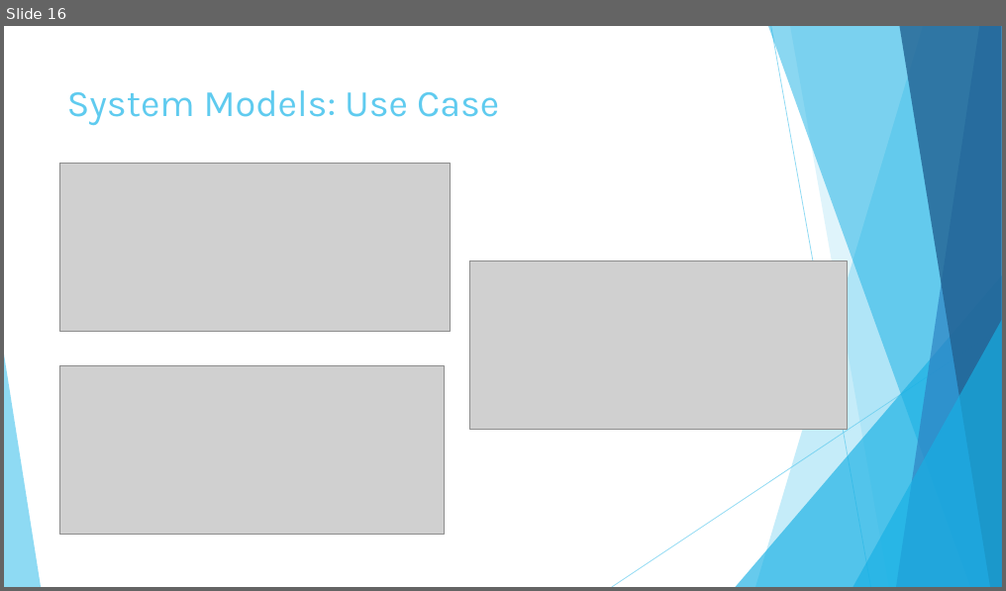
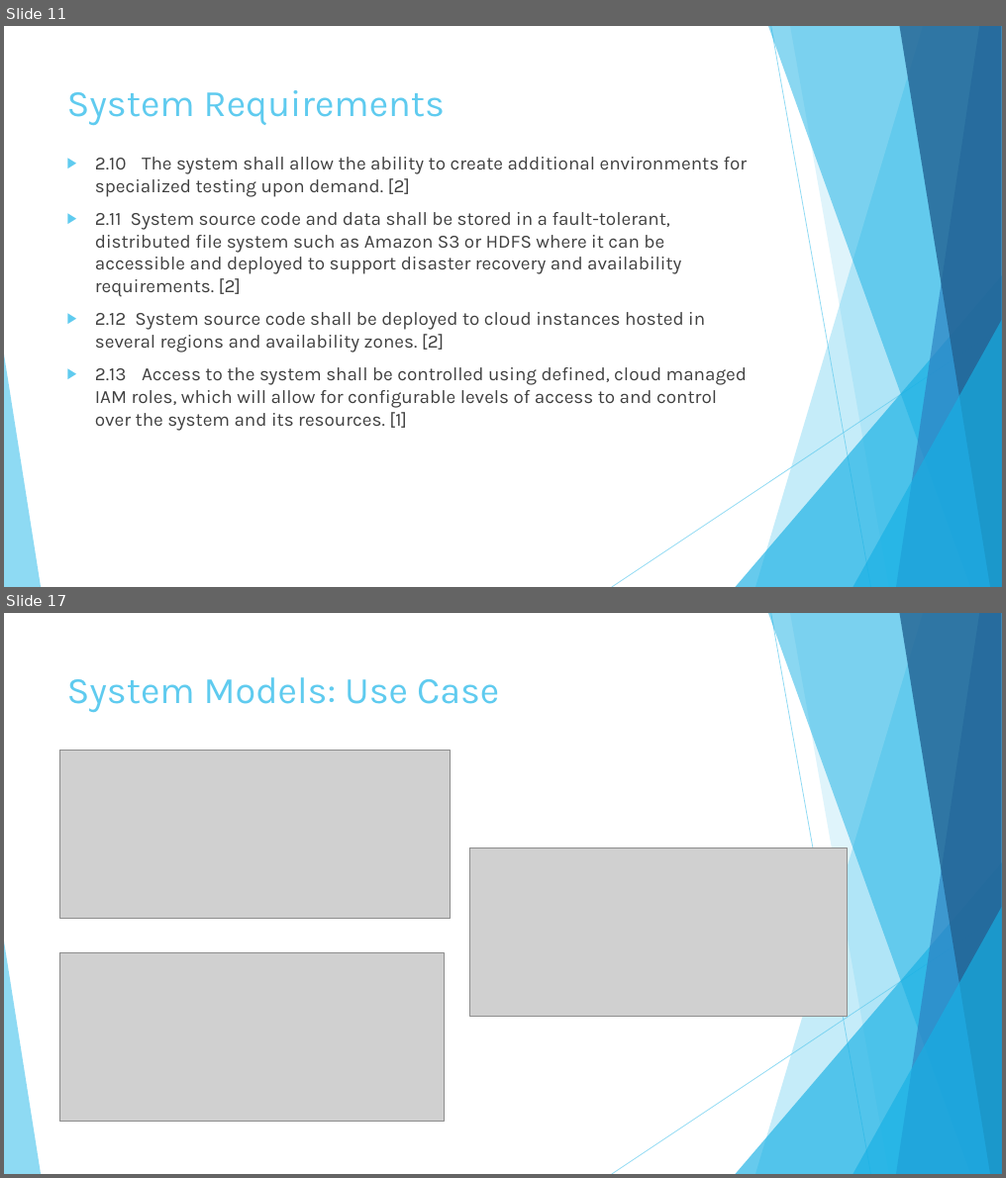
Before and after one commit to KodeFu/cse682, a slide deck: Test Framework Midterm Presentation 001.pptx. Shown one above the other, each under a label of ours: slide 16 before the commit, slides 11 and 17 after it; the slides between them are not shown. The pictures are 1006x591 and 1006x1178 pixels, drawn with LibreOffice and Linux fonts; fonts in the diff are those of the drawing; grey boxes stand for pictures. Boxes give left, top, right and bottom in pixels: in the first picture for what was removed or moved away, otherwise in the second. Text is boxed around its words. In the diff, an @@ line names an element or a change of style, - is before the commit and + after.

Commit message:
Powerpoint and requirements doc updates

```diff
--- a/Test Framework Midterm Presentation 001.pptx
+++ b/Test Framework Midterm Presentation 001.pptx
@@ slide 11 added at (4,26,1002,587), background #FFFFFF; not listed: 10 template elements that a slide beside it also shows @@
@@ title added at (67,90,445,126), 36 pt, text #5FCBEF @@
+System Requirements
@@ text added at (95,157,747,431), 18 pt, text #404040 @@
+▶ 2.10 The system shall allow the ability to create additional environments for specialized testing upon demand. [2]
+▶ 2.11 System source code and data shall be stored in a fault-tolerant, distributed file system such as Amazon S3 or HDFS where it can be accessible and deployed to support disaster recovery and availability requirements. [2]
+▶ 2.12 System source code shall be deployed to cloud instances hosted in several regions and availability zones. [2]
+▶ 2.13 Access to the system shall be controlled using defined, cloud managed IAM roles, which will allow for configurable levels of access to and control over the system and its resources. [1]
@@ what was slide 16 is now slide 17 @@
```
Also in this commit, not shown: 12 slides changed, 1 other file.
